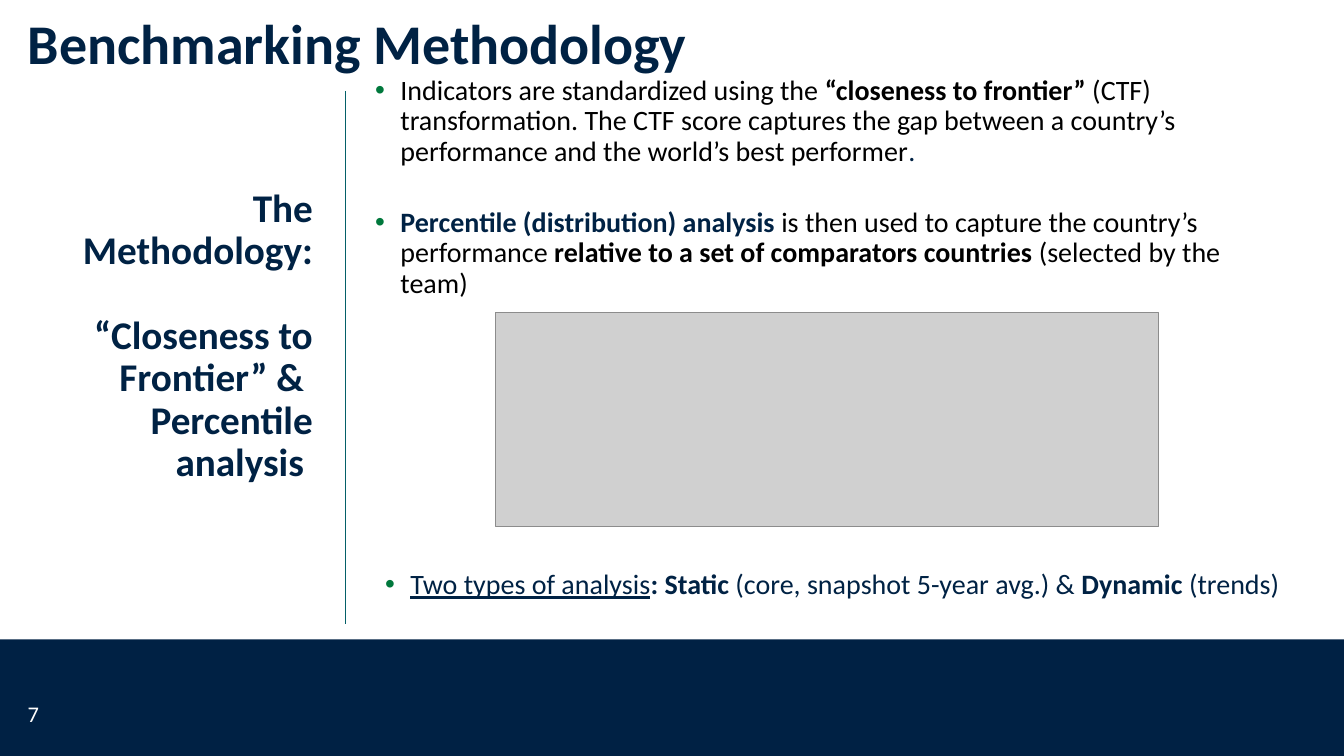
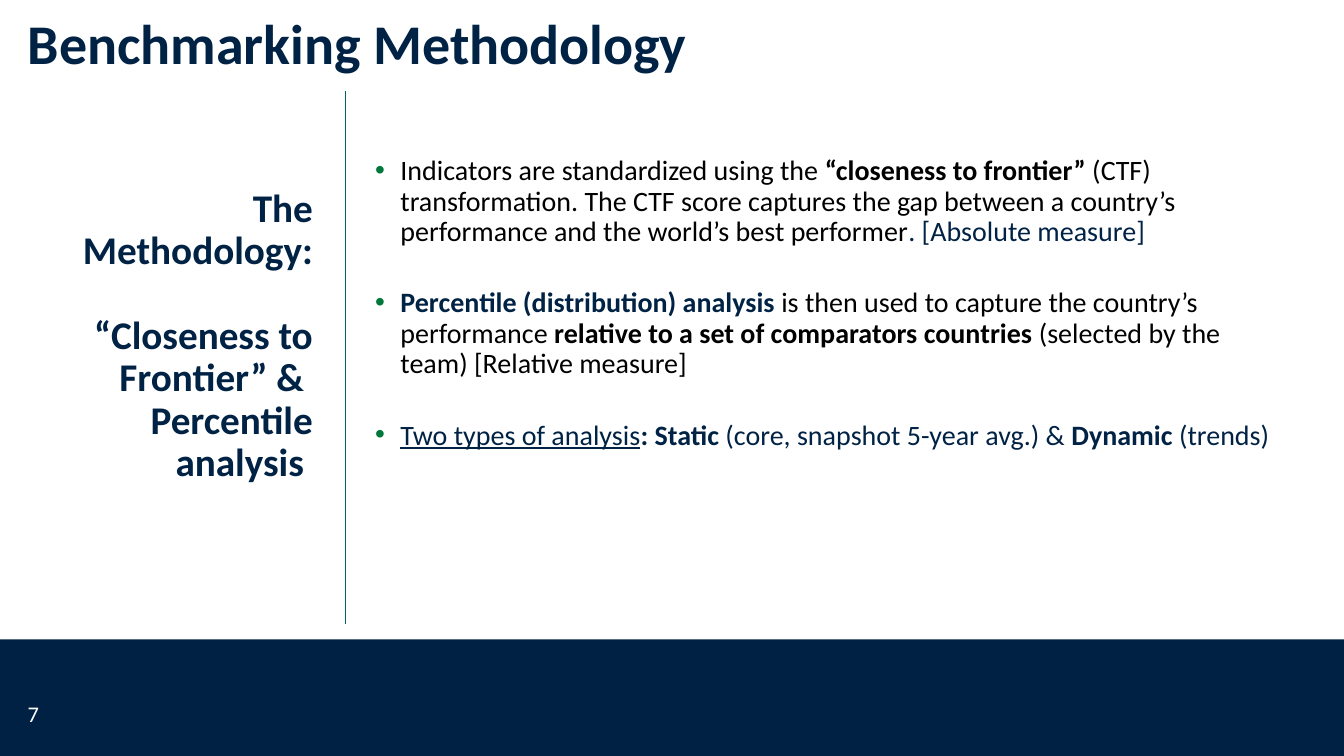
Before and after one commit to worldbank/institutional-assessment-dashboard, a slide deck: slide 7 of app/www/CLIAR_template.pptx. Drawn at 1344x756 pixels with LibreOffice and Linux fonts; fonts in the diff are those of the drawing; grey boxes stand for pictures; background and template pictures are left out. Boxes give left, top, right and bottom in pixels: in the first picture for what was removed or moved away, otherwise in the second. Text is boxed around its words. In the diff, an @@ line names an element or a change of style, - is before the commit and + after.

```diff
--- a/app/www/CLIAR_template.pptx
+++ b/app/www/CLIAR_template.pptx
@@ text at [400, 159, 1269, 450]: text changed @@
-• Indicators are standardized using the “closeness to frontier” (CTF) transformation. The CTF score captures the gap between a country’s performance and the world’s best performer.
-• Percentile (distribution) analysis is then used to capture the country’s performance relative to a set of comparators countries (selected by the team)
+• Indicators are standardized using the “closeness to frontier” (CTF) transformation. The CTF score captures the gap between a country’s performance and the world’s best performer. [Absolute measure]
+• Percentile (distribution) analysis is then used to capture the country’s performance relative to a set of comparators countries (selected by the team) [Relative measure]
+• Two types of analysis: Static (core, snapshot 5-year avg.) & Dynamic (trends)
@@ picture removed at [496, 313, 1158, 526] @@
@@ text removed at [410, 573, 1279, 599] @@
-• Two types of analysis: Static (core, snapshot 5-year avg.) & Dynamic (trends)
```
Also in this commit, not shown: 1 other slide changed, 1 other file.
